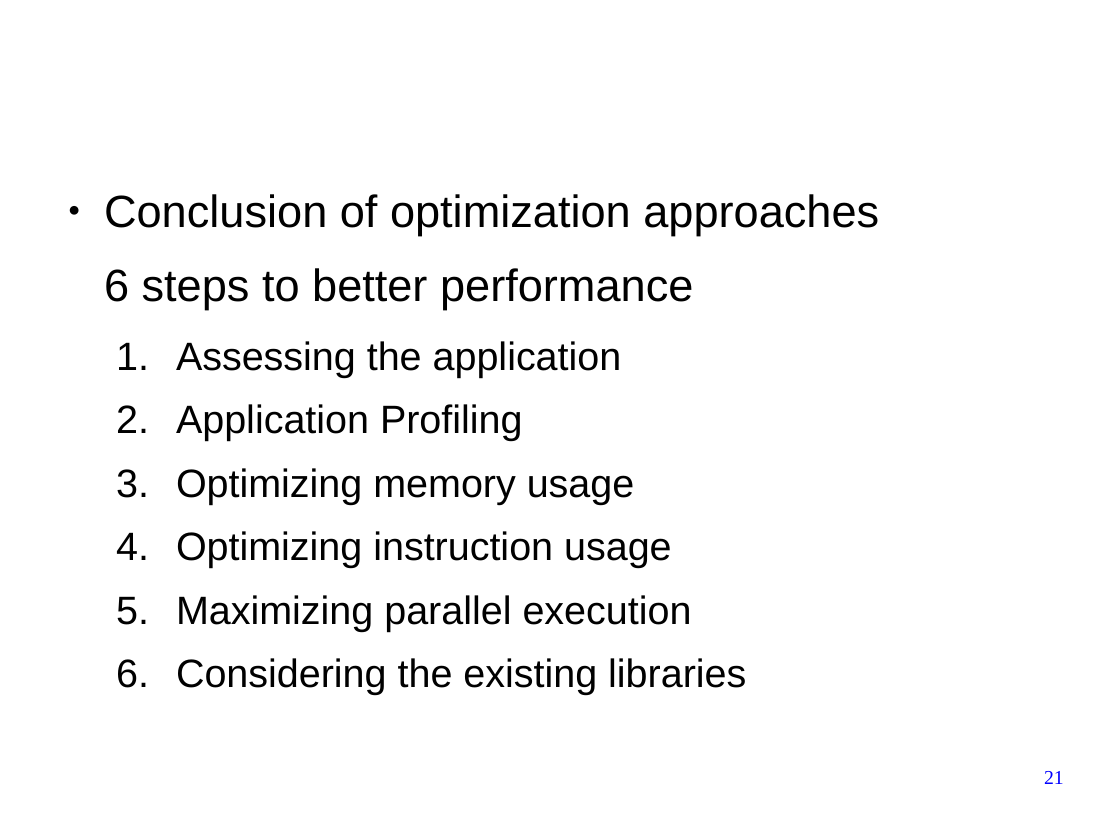
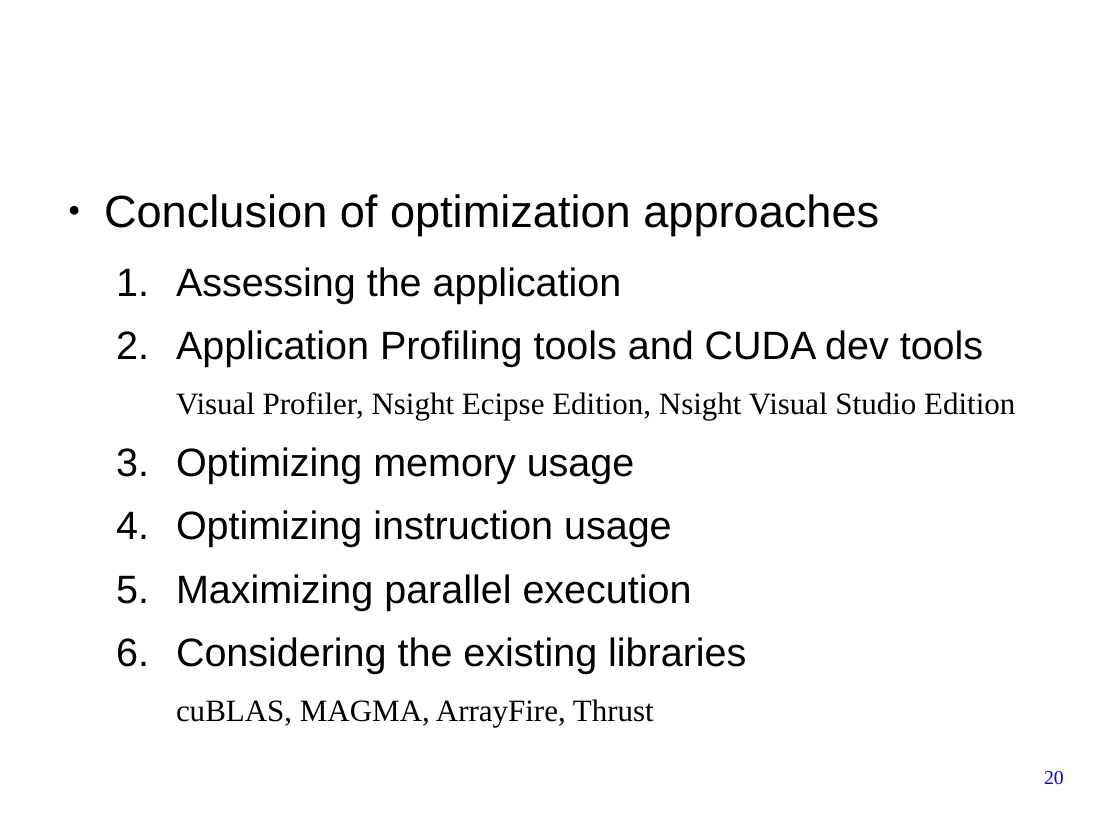
Before and after one commit to forestcheng/cudahmmsearch, a slide deck: slide 20 of thesis/thesisDefense.odp (slide 21 before the commit). Drawn at 1120x840 pixels with LibreOffice and Linux fonts; fonts in the diff are those of the drawing; background and template pictures are left out. Boxes give left, top, right and bottom in pixels: in the first picture for what was removed or moved away, otherwise in the second. Text is boxed around its words. In the diff, an @@ line names an element or a change of style, - is before the commit and + after.

```diff
--- a/thesis/thesisDefense.odp
+++ b/thesis/thesisDefense.odp
@@ text at (x1=104, y1=268, x2=693, y2=310): paragraph removed @@
-6 steps to better performance
@@ text at (x1=176, y1=330, x2=1015, y2=420): text changed; size 28 to 22 pt; font Arial to Times New Roman @@
-  2. Application Profiling
+  2. Application Profiling tools and CUDA dev tools
+  Visual Profiler, Nsight Ecipse Edition, Nsight Visual Studio Edition
@@ text at (x1=176, y1=699, x2=654, y2=727): paragraph added @@
+  cuBLAS, MAGMA, ArrayFire, Thrust
@@ page number at (x1=1044, y1=771, x2=1064, y2=785): text changed @@
-21
+20
```
Also in this commit, not shown: 9 other slides changed, 1 slide removed.
